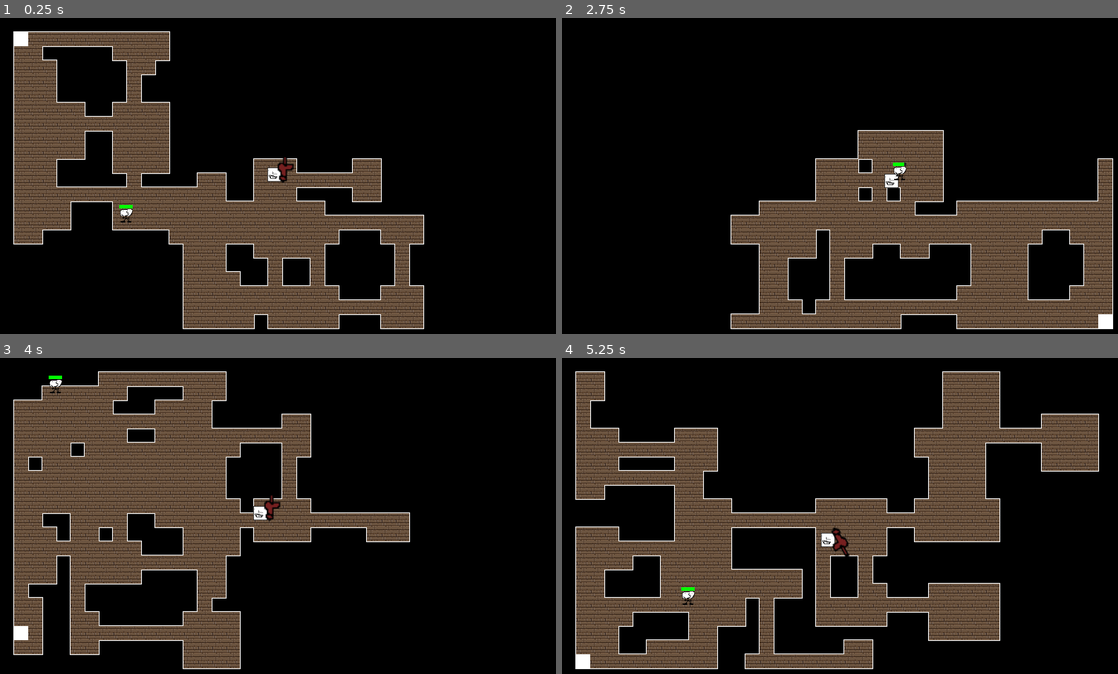
Above: before the commit, frames 1-4 (two rows, left to right).
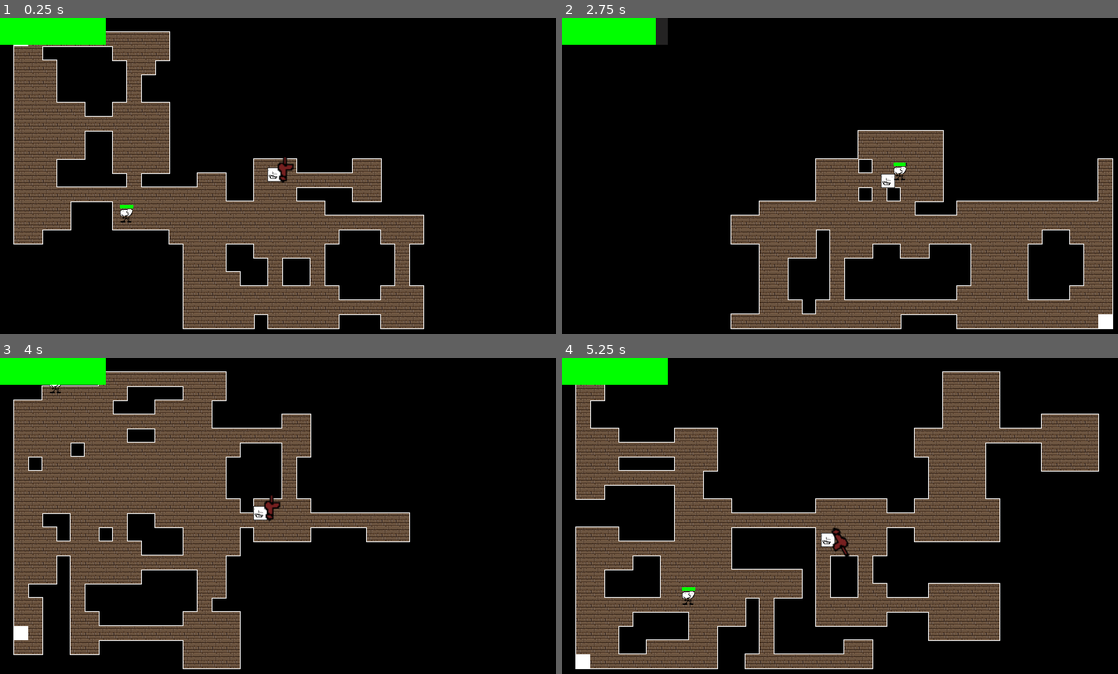
Above: after the commit, the same moments.

Repository: DaQueenJodi/godot-roguelite-idk-what-to-call-this
Game: Godot game, scene res://src/World.tscn
Same seed, same stepped clock (60 frames per second), same inputs: the game is played once before the commit and once after it.
Inputs (mouse positions are in pixels of both pictures, inside the frame that each line leads up to):
- Up to frame 1 (0.25 s): no input
- Up to frame 2 (2.75 s): tap Enter (ui_accept) at 0.5, 0.77, 1.52, 2 s; move the mouse to (967, 160) at 0.52 s; press the mouse at (967, 160) at 0.53 s; hold D (move_right) 0.53-1.28 s; move the mouse to (728, 191) at 1.27 s; release the mouse at (728, 191) at 1.28 s; hold S (move_down) 1.28-2.03 s; click (728, 191) at 1.35 s; move the mouse to (901, 106) at 2.02 s; press the mouse at (901, 106) at 2.03 s; hold D (move_right) from 2.03 s (still down)
- Up to frame 3 (4 s): move the mouse to (255, 579) at 2.77 s; release D (move_right) at 2.78 s; release the mouse at (255, 579) at 2.78 s; hold W (move_up) 2.78-3.53 s; click (255, 579) at 2.85 s; tap Enter (ui_accept) at 3.02, 3.5, 3.77 s; move the mouse to (450, 563) at 3.52 s; press the mouse at (450, 563) at 3.53 s; hold A (move_left) from 3.53 s (still down)
- Up to frame 4 (5.25 s): tap Enter (ui_accept) at 4.25, 4.52, 5 s; move the mouse to (673, 468) at 4.27 s; release the mouse at (673, 468) at 4.28 s; click (673, 468) at 4.35 s; move the mouse to (873, 516) at 5.02 s; release A (move_left) at 5.03 s; press the mouse at (873, 516) at 5.03 s; hold S (move_down) from 5.03 s (still down)

The runs differ from the first frame. In frame 1, 1.6% of the frame differs, in the area x 0-24%, y 0-61%; in frame 2, 1.7%, in the area x 0-63%, y 0-54%; in frame 3, 1.6%; in frame 4, 1.6%.

Commit message:
added HUD, added a way to die and for enemies to deal damage (death screen still doesnt work, game just crashes lol

Diff:
--- a/src/Actors/BasicEnemy.tscn
+++ b/src/Actors/BasicEnemy.tscn
@@ -1,11 +1,14 @@
-[gd_scene load_steps=5 format=2]
+[gd_scene load_steps=6 format=2]
 
 [ext_resource path="res://assets/actors/BasicEnemy.png" type="Texture" id=1]
 [ext_resource path="res://src/Actors/Scripts/BasicEnemy.gd" type="Script" id=2]
 [ext_resource path="res://src/UI/HealthBar.tscn" type="PackedScene" id=3]
 
+[sub_resource type="RectangleShape2D" id=2]
+extents = Vector2( 14.375, 14.875 )
+
 [sub_resource type="RectangleShape2D" id=1]
-extents = Vector2( 7.23739, 7.94441 )
+extents = Vector2( 11.8125, 12.3125 )
 
 [node name="BasicEnemy" type="KinematicBody2D"]
 collision_layer = 5
@@ -15,10 +18,6 @@
 
 [node name="Enemy" type="Sprite" parent="."]
 texture = ExtResource( 1 )
-
-[node name="CollisionShape2D" type="CollisionShape2D" parent="."]
-position = Vector2( -1.52298, 0.264866 )
-shape = SubResource( 1 )
 
 [node name="Line2D" type="Line2D" parent="."]
 
@@ -33,6 +32,22 @@
 margin_right = 13.0
 margin_bottom = -17.0
 
+[node name="Bar" parent="HealthBar" index="0"]
+margin_left = 1.0
+margin_right = 91.99
+
+[node name="Area2D" type="Area2D" parent="."]
+collision_mask = 2
+
+[node name="CollisionShape2D" type="CollisionShape2D" parent="Area2D"]
+position = Vector2( -2.375, -0.125 )
+shape = SubResource( 2 )
+
+[node name="CollisionShape2D" type="CollisionShape2D" parent="."]
+position = Vector2( -2.1875, 0.3125 )
+shape = SubResource( 1 )
+
 [connection signal="timeout" from="Timer" to="." method="_on_Timer_timeout"]
+[connection signal="body_entered" from="Area2D" to="." method="_on_Area2D_body_entered"]
 
 [editable path="HealthBar"]
--- a/src/Actors/Player.tscn
+++ b/src/Actors/Player.tscn
@@ -7,10 +7,11 @@
 [sub_resource type="CircleShape2D" id=1]
 radius = 14.9302
 
-[node name="Player" type="KinematicBody2D"]
+[node name="Player" type="KinematicBody2D" groups=["Player"]]
 collision_layer = 2
 collision_mask = 524289
 script = ExtResource( 2 )
+health = 90
 
 [node name="icon" type="Sprite" parent="."]
 texture = ExtResource( 1 )
--- a/src/Actors/Scripts/BasicEnemy.gd
+++ b/src/Actors/Scripts/BasicEnemy.gd
@@ -1,4 +1,8 @@
 extends Actor
+
+
+
+export var contact_damage = 10;
 
 
 onready var health_bar = $HealthBar
@@ -9,9 +13,11 @@
 var player: KinematicBody2D = null
 
 func take_damage(dmg: int) -> void:
-	print("took damage")
 	health -= dmg
 	health_bar.update_health(health)
+	if health <= 0:
+		queue_free()
+
 
 
 func _ready() -> void:
@@ -21,8 +27,6 @@
 
 func _physics_process(delta: float) -> void:
 
-	if health <= 0:
-		queue_free()
 
 
 	if path.size() > 0:
@@ -44,3 +48,9 @@
 func _on_Timer_timeout() -> void:
 	if player != null:
 		get_target_path(player.global_position)
+
+
+
+func _on_Area2D_body_entered(body: KinematicBody2D) -> void:
+	body.take_damage(contact_damage)
+	print("welp")
--- a/src/Actors/Scripts/Player.gd
+++ b/src/Actors/Scripts/Player.gd
@@ -1,4 +1,16 @@
 extends Actor
+
+onready var health_bar: = get_node("../HUD/HealthBar")
+
+
+func take_damage(dmg: int) -> void:
+	health -= dmg
+	health_bar.update_health(health)
+	if health <= 0:
+		queue_free()
+func _ready() -> void:
+	health_bar.set_max_health(health)
+	health_bar.update_health(health)
 
 func _physics_process(_delta: float) -> void:
 	_handle_movement()
--- a/src/Weapon/Scripts/Sword.gd
+++ b/src/Weapon/Scripts/Sword.gd
@@ -4,5 +4,4 @@
 
 
 func on_hit(body: PhysicsBody2D) -> void:
-	print("welp")
 	body.take_damage(damage)
--- a/src/World.tscn
+++ b/src/World.tscn
@@ -1,9 +1,10 @@
-[gd_scene load_steps=56 format=2]
+[gd_scene load_steps=57 format=2]
 
 [ext_resource path="res://assets/tilesets/RandomLevelGenTileset.png" type="Texture" id=1]
 [ext_resource path="res://src/World.gd" type="Script" id=2]
 [ext_resource path="res://assets/tilesets/DungeonTiles.png" type="Texture" id=3]
 [ext_resource path="res://src/InsideTiles.gd" type="Script" id=4]
+[ext_resource path="res://src/UI/HealthBar.tscn" type="PackedScene" id=5]
 
 [sub_resource type="ConvexPolygonShape2D" id=3]
 points = PoolVector2Array( 0, 0, 32, 0, 32, 32, 0, 32 )
@@ -504,3 +505,14 @@
 collision_mask = 524288
 format = 1
 script = ExtResource( 4 )
+
+[node name="HUD" type="CanvasLayer" parent="."]
+
+[node name="HealthBar" parent="HUD" instance=ExtResource( 5 )]
+
+[node name="Bar" parent="HUD/HealthBar" index="0"]
+margin_left = 0.0
+margin_right = 90.99
+rect_scale = Vector2( 2, 2 )
+
+[editable path="HUD/HealthBar"]
